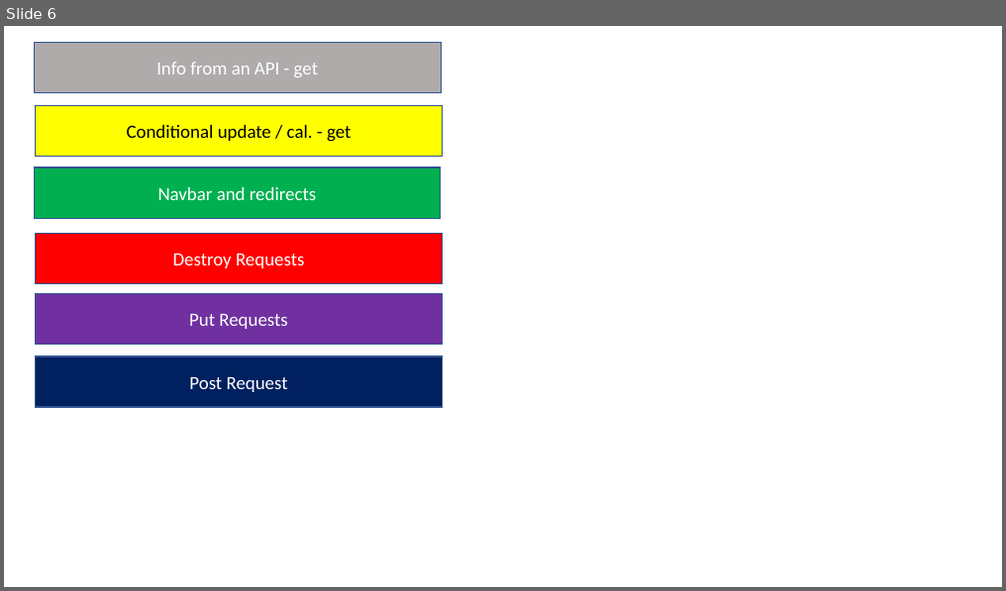
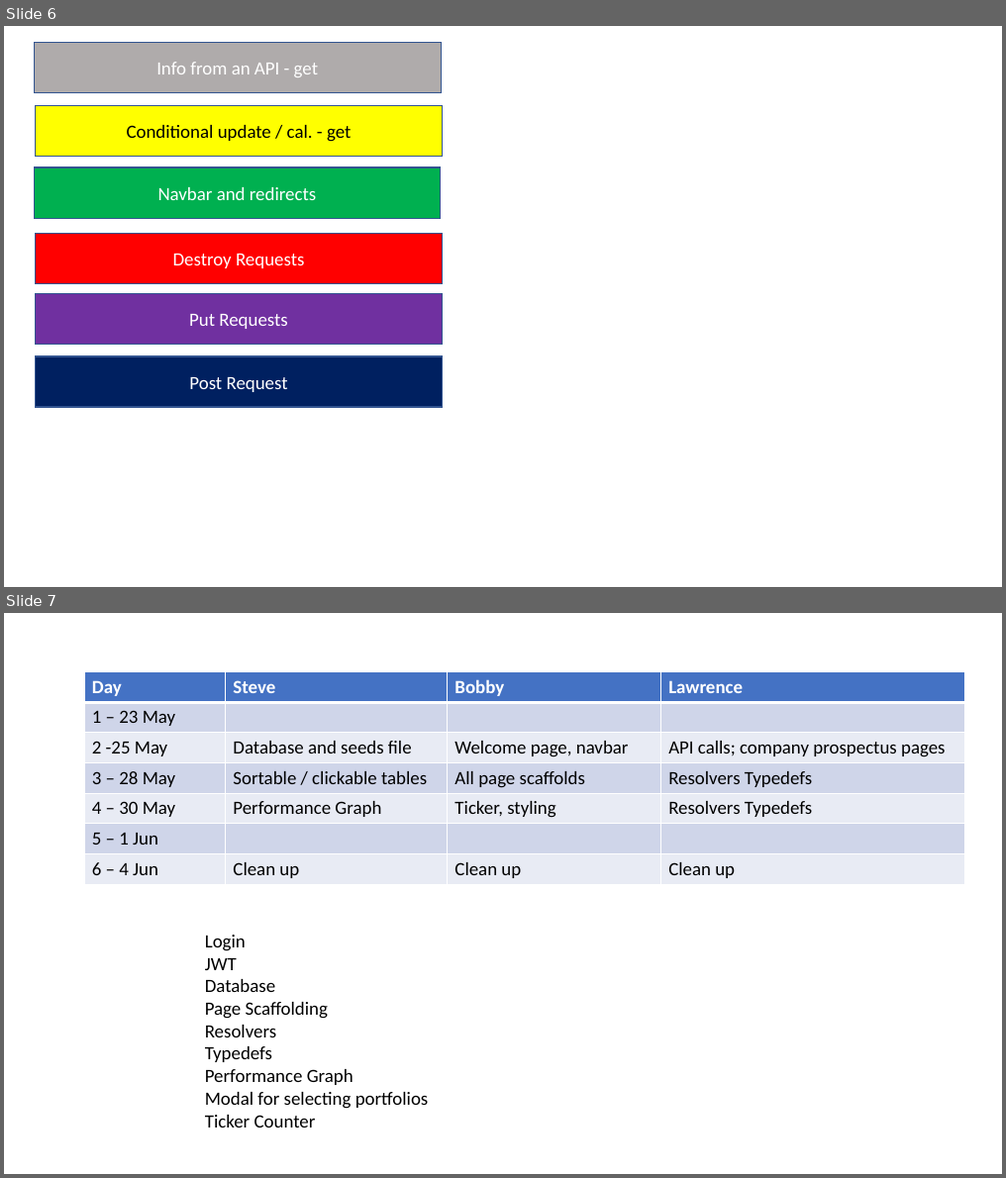
Before and after one commit to sdseney508/micro-teams, a slide deck: assets/mock-up.pptx. Shown one above the other, each under a label of ours: slide 6 before the commit, slides 6 and 7 after it. The pictures are 1006x591 and 1006x1178 pixels, drawn with LibreOffice and Linux fonts; fonts in the diff are those of the drawing. Boxes give left, top, right and bottom in pixels: in the first picture for what was removed or moved away, otherwise in the second. Text is boxed around its words. In the diff, an @@ line names an element or a change of style, - is before the commit and + after.

```diff
--- a/assets/mock-up.pptx
+++ b/assets/mock-up.pptx
@@ slide 7 added at (x1=4, y1=613, x2=1002, y2=1174), background #FFFFFF @@
@@ table added at (x1=85, y1=672, x2=965, y2=884), 7 rows, 4 columns @@
+Day | Steve | Bobby | Lawrence
+1 – 23 May |  |  | 
+2 -25 May | Database and seeds file | Welcome page, navbar | API calls; company prospectus pages
+3 – 28 May | Sortable / clickable tables | All page scaffolds | Resolvers Typedefs
+4 – 30 May | Performance Graph | Ticker, styling | Resolvers Typedefs
+5 – 1 Jun |  |  | 
+6 – 4 Jun | Clean up | Clean up | Clean up
@@ text added at (x1=205, y1=935, x2=429, y2=1128), 18 pt, text #000000 @@
+Login
+JWT
+Database
+Page Scaffolding
+Resolvers
+Typedefs
+Performance Graph
+Modal for selecting portfolios
+Ticker Counter
```
Also in this commit, not shown: 4 slides changed.
